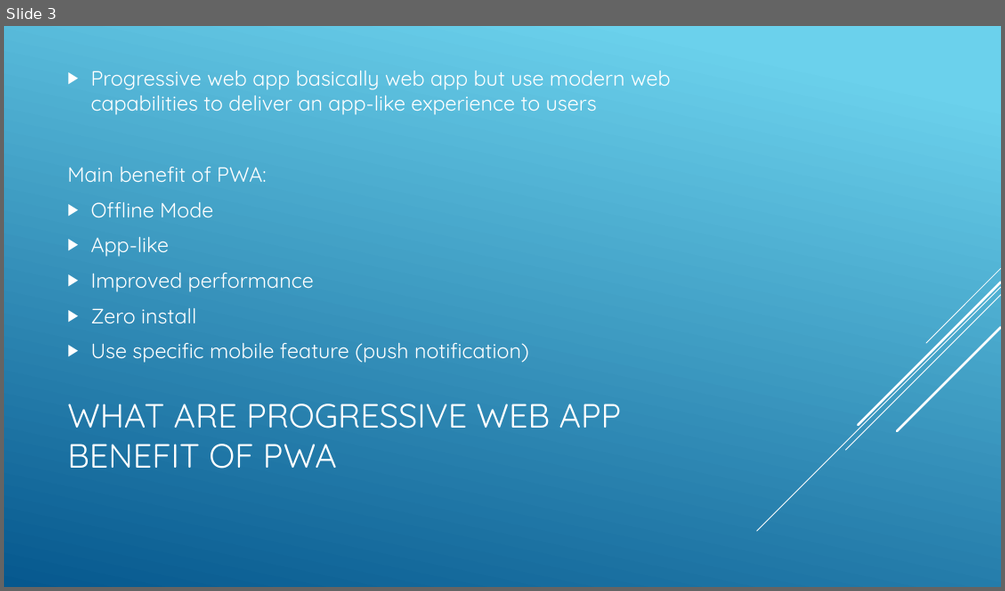
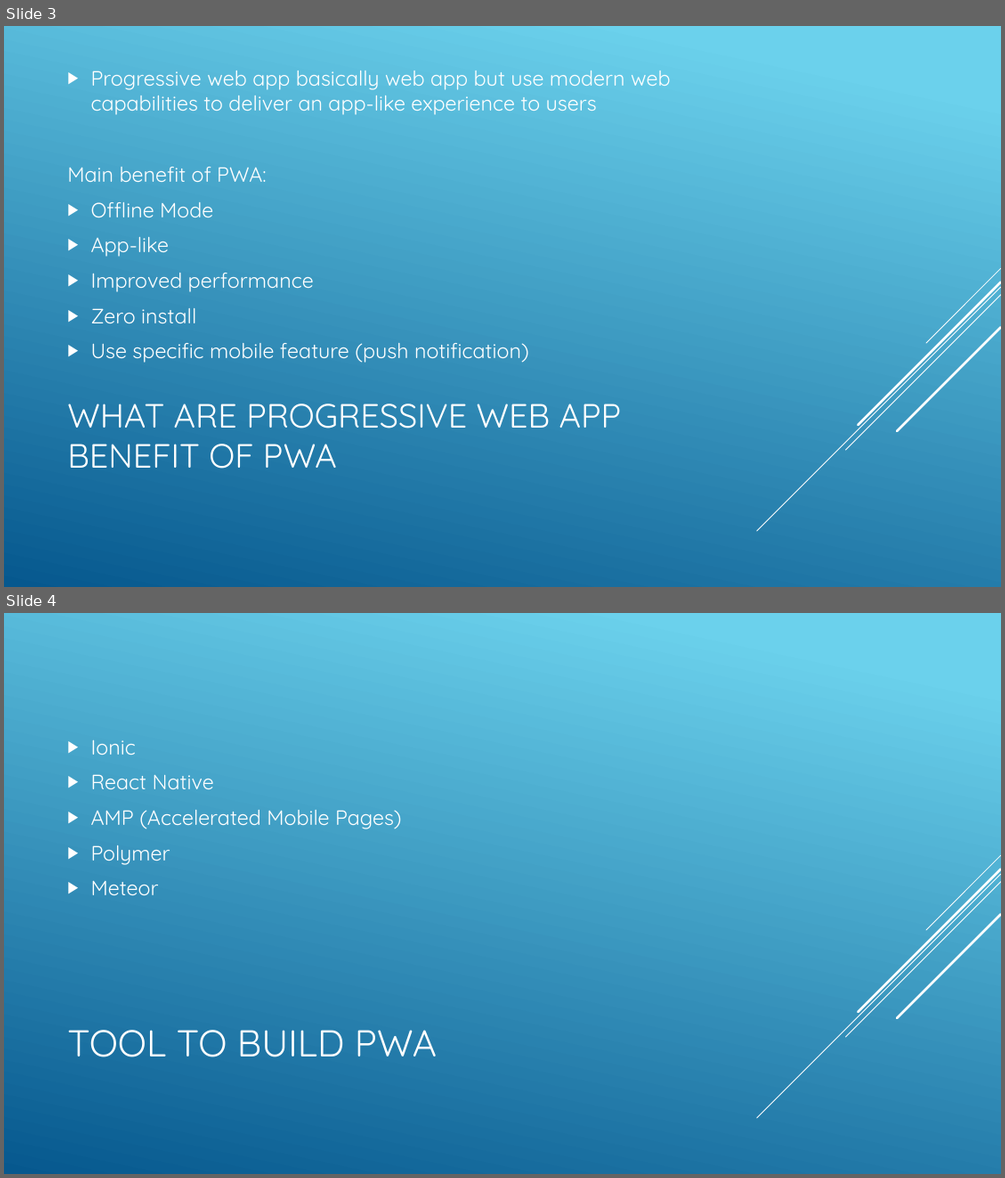
Before and after one commit to ngohungphuc/Presentation, a slide deck: Progressive Web App/PWA.pptx. Shown one above the other, each under a label of ours: slide 3 before the commit, slides 3 and 4 after it. The pictures are 1005x591 and 1005x1178 pixels, drawn with LibreOffice and Linux fonts; fonts in the diff are those of the drawing. Boxes give left, top, right and bottom in pixels: in the first picture for what was removed or moved away, otherwise in the second. Text is boxed around its words. In the diff, an @@ line names an element or a change of style, - is before the commit and + after.

Commit message:
update slide

```diff
--- a/Progressive Web App/PWA.pptx
+++ b/Progressive Web App/PWA.pptx
@@ slide 4 added at [4, 613, 1001, 1174], background gradient #6ED2EB to #06588E; not listed: 5 template elements that a slide beside it also shows @@
@@ text added at [91, 739, 402, 895], 20 pt, text #FFFFFF @@
+▶ Ionic
+▶ React Native
+▶ AMP (Accelerated Mobile Pages)
+▶ Polymer
+▶ Meteor
@@ title added at [67, 1030, 437, 1057], 36 pt, text #FFFFFF @@
+TOOL TO BUILD PWA
```
